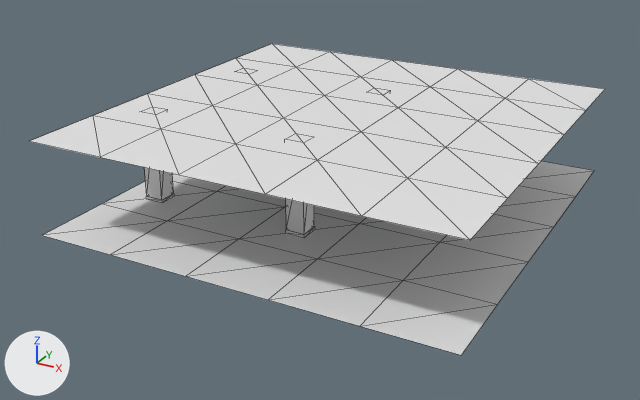
A saved change to the glTF model public/assets/levels/level0/chunk_5_0.glb.
Camera for both pictures: a camera (50 mm lens) standing at (77.04, -27.36, 10.54) and looking at (65.68, -6.71, 0.21). The lights are fixed; the arrows at lower left show +X, +Y and +Z. The older version comes first. Mesh edges are drawn as thin lines. Vertices at exactly the same position are counted once.

In view in the first picture: 'chunk_5_0'.
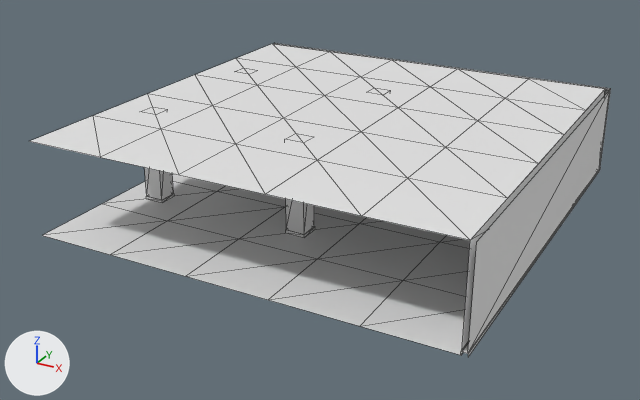
The edits, one by one:
me_mesh_0 is used by ob_chunk_5_0; location (0.0, 0.0, 0.0).
me_mesh_0 had 136 vertices, 172 faces and spanned x 60.0..72.0, y -12.0..0.0, z 0.0..2.7.
me_mesh_0 now has 163 vertices, 200 faces and spans x 59.99..72.15, y -12.01..0.15, z 0.0..2.7.
Part 1, on me_mesh_0:
19 vertices are added at x 59.99..72.15, y -12.01..0.15, z 0.0..2.7.
8 new vertices lie (0.0, 0.0, 0.09) away from vertices in x 59.99..72.15, y -12.01..0.15, z 0.0.
28 new faces join them.

Changed parts and their boxes (x1, y1, x2, y2) in the pictures (640 x 400 px):
'chunk_5_0', reshaped: before (29, 44, 605, 355); after (29, 43, 611, 357)
part 1 of me_mesh_0, added: after (274, 43, 611, 357)
